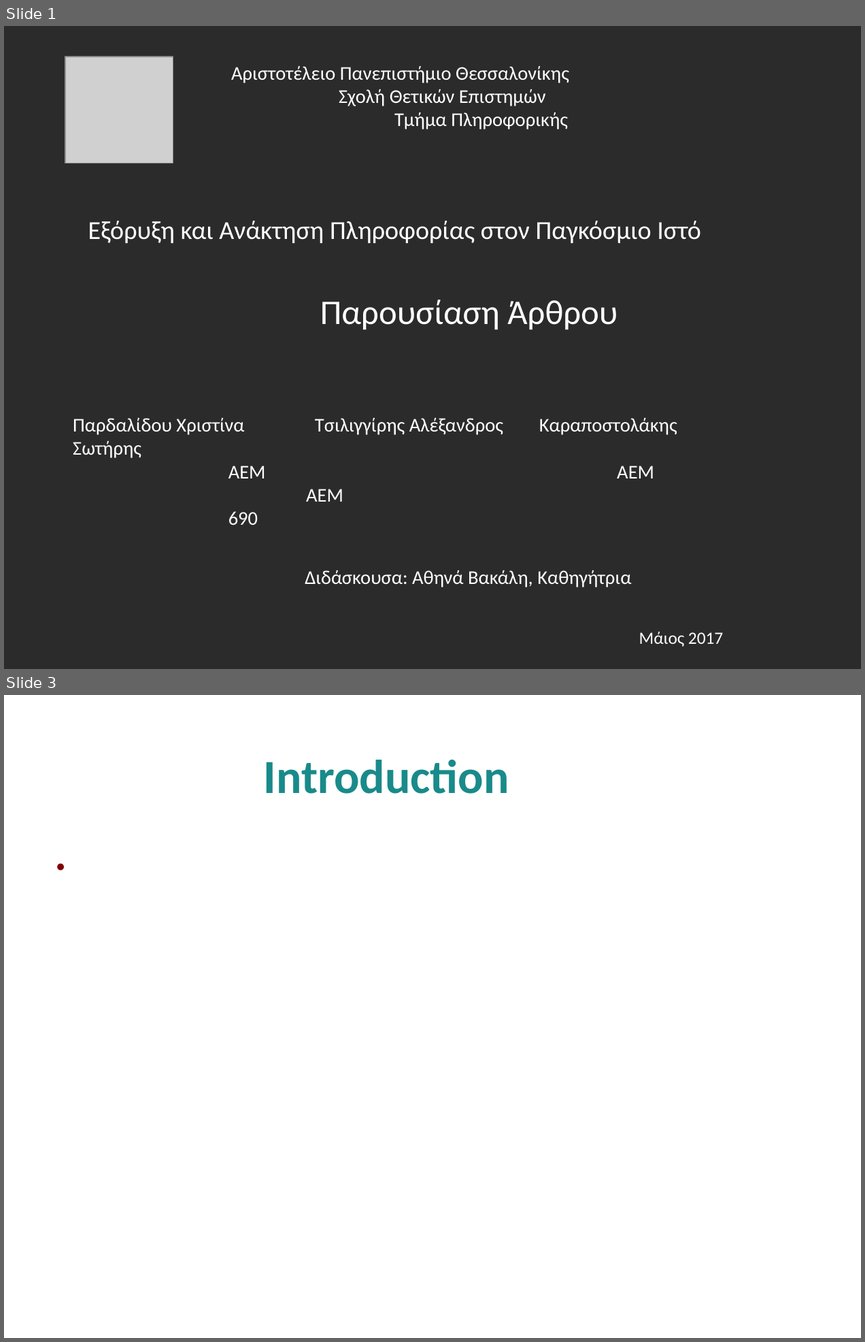
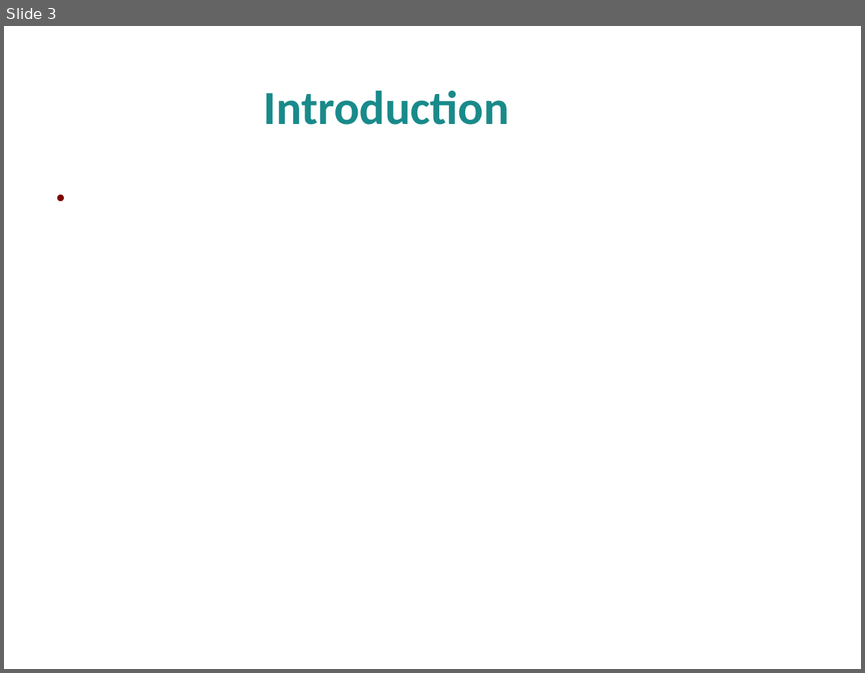
Before and after one commit to alextsil/twitter-topic-detection-and-analysis, a slide deck: parousiasi/presentation.odp. Shown one above the other, each under a label of ours: slides 1 and 3 before the commit, slide 3 after it; the slides between them are not shown. The pictures are 865x1342 and 865x673 pixels, drawn with LibreOffice and Linux fonts; fonts in the diff are those of the drawing; grey boxes stand for pictures; background and template pictures are left out; a plain dark background stands for a picture behind light text. Boxes give left, top, right and bottom in pixels: in the first picture for what was removed or moved away, otherwise in the second. Text is boxed around its words. In the diff, an @@ line names an element or a change of style, - is before the commit and + after.

```diff
--- a/parousiasi/presentation.odp
+++ b/parousiasi/presentation.odp
@@ slide 1 removed at bbox=[4, 26, 861, 669], background picture (left out) @@
@@ picture removed at bbox=[65, 57, 173, 163] @@
@@ text removed at bbox=[231, 66, 569, 129] @@
-Αριστοτέλειο Πανεπιστήμιο Θεσσαλονίκης
-Σχολή Θετικών Επιστημών
-Τμήμα Πληροφορικής
@@ text removed at bbox=[88, 220, 701, 243] @@
-Εξόρυξη και Ανάκτηση Πληροφορίας στον Παγκόσμιο Ιστό
@@ text removed at bbox=[320, 299, 617, 329] @@
-Παρουσίαση Άρθρου
@@ text removed at bbox=[73, 418, 677, 478] @@
-Παρδαλίδου Χριστίνα Τσιλιγγίρης Αλέξανδρος Καραποστολάκης Σωτήρης
-ΑΕΜ ΑΕΜ ΑΕΜ
-690
@@ text removed at bbox=[305, 570, 631, 587] @@
-Διδάσκουσα: Αθηνά Βακάλη, Καθηγήτρια
@@ text removed at bbox=[639, 631, 723, 646] @@
-Μάιος 2017
```
Also in this commit, not shown: 3 slides changed, 1 slide added.
